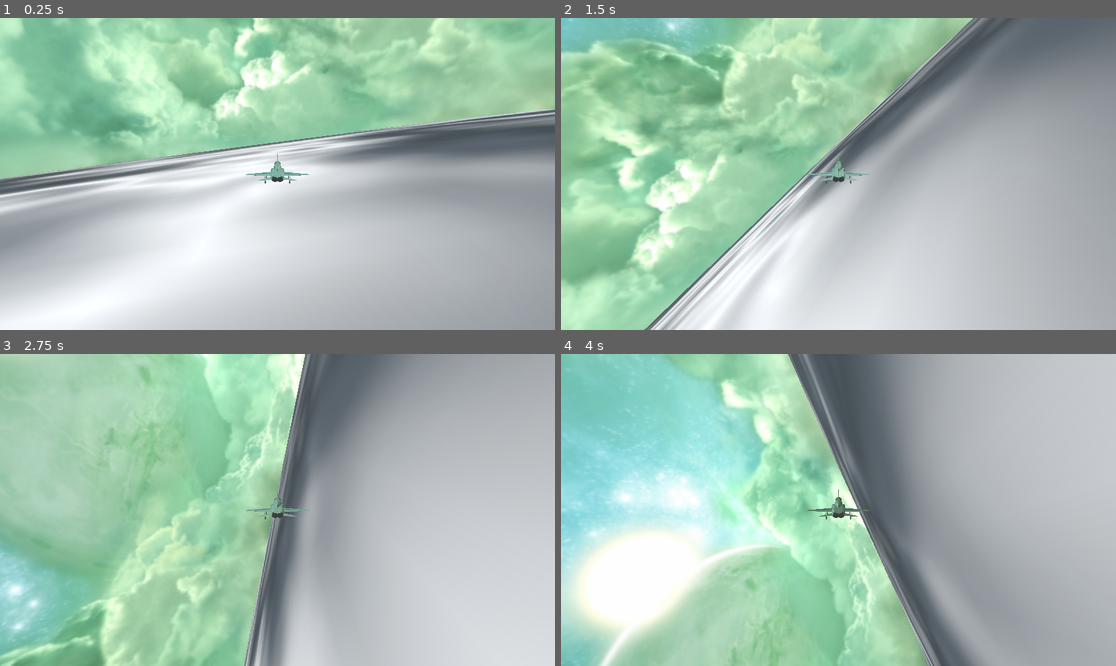
Above: before the commit, frames 1-4 (two rows, left to right).
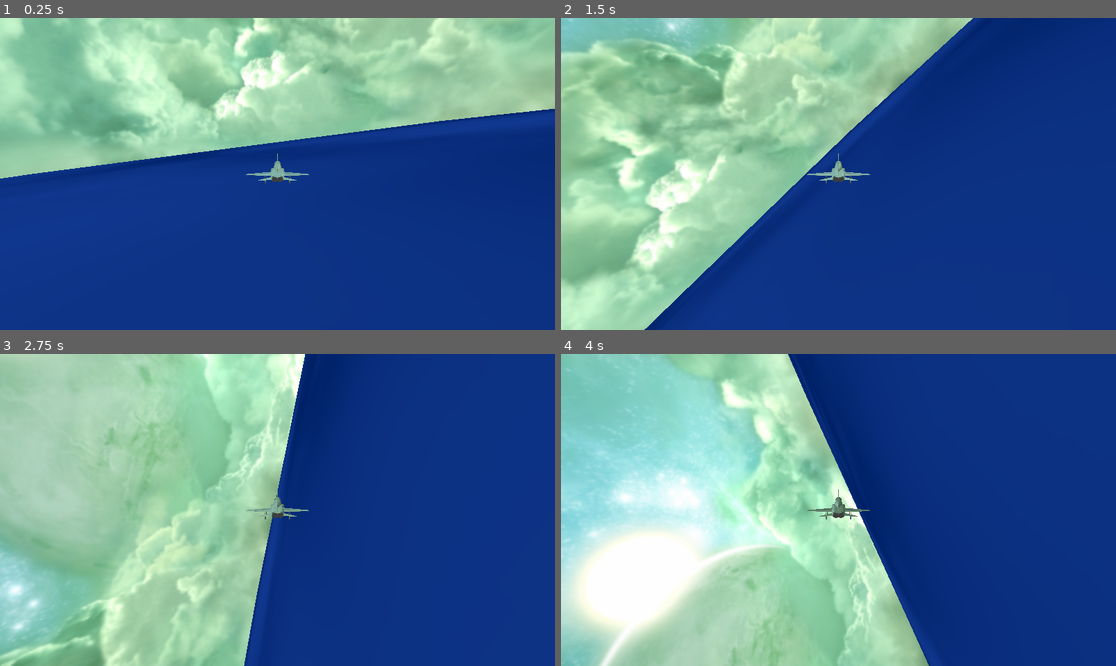
Above: after the commit, the same moments.

Repository: Shahriar-Kariman/flying_game_2
Game: Godot game, scene res://main.tscn
Same seed, same stepped clock (60 frames per second), same inputs: the game is played once before the commit and once after it. The project has no main scene, so this scene is started directly.
Inputs:
- Up to frame 1 (0.25 s): no input
- Up to frame 2 (1.5 s): no input
- Up to frame 3 (2.75 s): no input
- Up to frame 4 (4 s): no input

The runs differ from the first frame. In frame 1, 60% of the frame differs, in the area x 0-100%, y 29-100%; in frame 2, 55%; in frame 3, 50%; in frame 4, 46%.

Commit message:
Not much chnage.

Diff:
--- a/main.tscn
+++ b/main.tscn
@@ -17,24 +17,22 @@
 
 [sub_resource type="BoxMesh" id="BoxMesh_2b575"]
 
-[sub_resource type="Gradient" id="Gradient_vrai2"]
-offsets = PackedFloat32Array(0, 0.0819672, 0.163934, 0.303279, 0.434426, 0.52459, 0.663934, 0.819672, 1)
-colors = PackedColorArray(0.505344, 0.505344, 0.505344, 1, 0.103799, 0.0892236, 0.0664666, 1, 0.207598, 0.178447, 0.132933, 1, 0.423378, 0.423378, 0.423378, 1, 0.138124, 0.10267, 0.0473155, 1, 0.240943, 0.232993, 0.220571, 1, 0.885246, 0.885246, 0.885246, 1, 0, 0, 0, 1, 1, 1, 1, 1)
+[sub_resource type="Gradient" id="Gradient_je4hx"]
+offsets = PackedFloat32Array(0.122951, 0.418033, 0.655738, 0.860656)
+colors = PackedColorArray(0, 0, 0, 1, 0.461538, 0.461538, 0.461538, 1, 1, 1, 1, 1, 0.28485, 0.28485, 0.28485, 1)
 
-[sub_resource type="FastNoiseLite" id="FastNoiseLite_akmdu"]
+[sub_resource type="FastNoiseLite" id="FastNoiseLite_71qyh"]
 
-[sub_resource type="NoiseTexture2D" id="NoiseTexture2D_x0g52"]
-color_ramp = SubResource("Gradient_vrai2")
-noise = SubResource("FastNoiseLite_akmdu")
+[sub_resource type="NoiseTexture2D" id="NoiseTexture2D_xunec"]
+invert = true
+in_3d_space = true
+color_ramp = SubResource("Gradient_je4hx")
+noise = SubResource("FastNoiseLite_71qyh")
 
-[sub_resource type="StandardMaterial3D" id="StandardMaterial3D_7x80p"]
-transparency = 1
-albedo_color = Color(0, 0.239216, 0.4, 1)
-metallic = 0.33
-roughness = 0.75
-emission_enabled = true
-emission = Color(0.117647, 0.117647, 0.117647, 1)
-emission_texture = SubResource("NoiseTexture2D_x0g52")
+[sub_resource type="StandardMaterial3D" id="StandardMaterial3D_nc6dx"]
+albedo_color = Color(0.0980392, 0.266667, 0.776471, 0.921569)
+metallic = 1.0
+metallic_texture = SubResource("NoiseTexture2D_xunec")
 
 [node name="main" type="Node3D"]
 
@@ -55,4 +53,4 @@
 [node name="MeshInstance3D" type="MeshInstance3D" parent="Ground"]
 transform = Transform3D(200, 0, 0, 0, 1, 0, 0, 0, 200, 0, -0.05, 0)
 mesh = SubResource("BoxMesh_2b575")
-surface_material_override/0 = SubResource("StandardMaterial3D_7x80p")
+surface_material_override/0 = SubResource("StandardMaterial3D_nc6dx")
